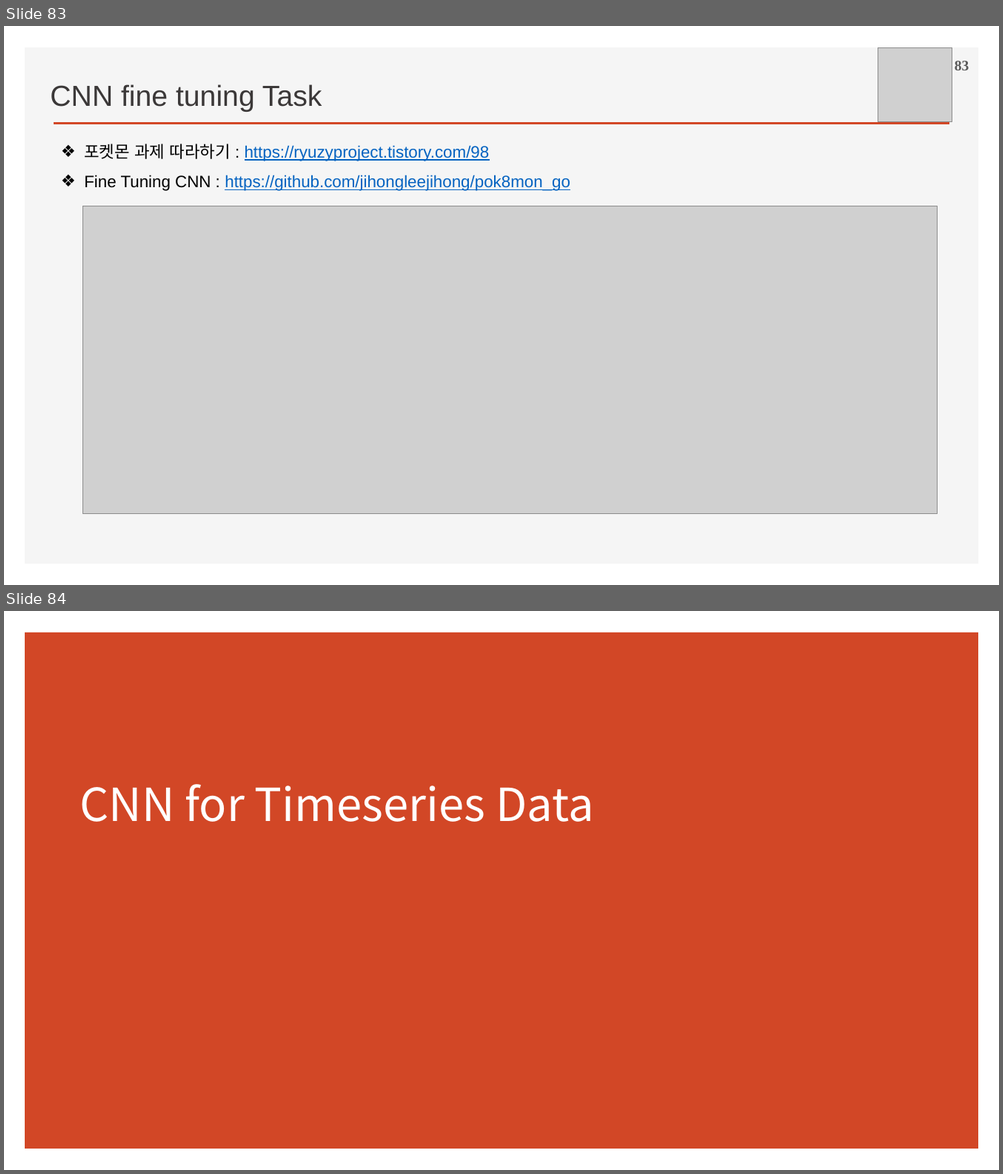
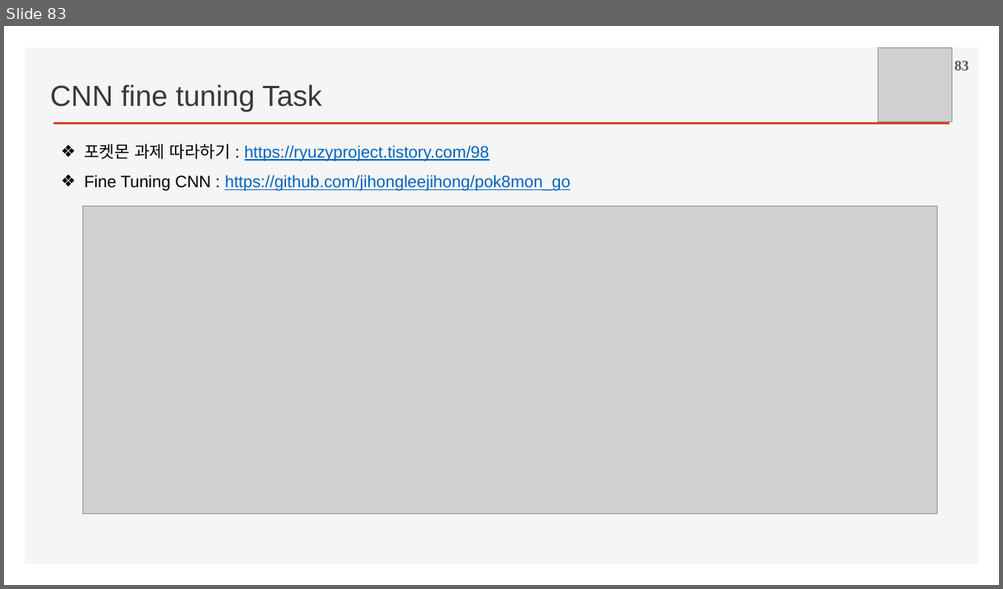
Before and after one commit to ancestor9/2026_Fall_Deep-Learning-with-Python, a slide deck: Chapter 08 Image Classification.pptx. Shown one above the other, each under a label of ours: slides 83 and 84 before the commit, slide 83 after it. The pictures are 1003x1174 and 1003x589 pixels, drawn with LibreOffice and Linux fonts; fonts in the diff are those of the drawing; grey boxes stand for pictures; background and template pictures are left out. Boxes give left, top, right and bottom in pixels: in the first picture for what was removed or moved away, otherwise in the second. Text is boxed around its words. In the diff, an @@ line names an element or a change of style, - is before the commit and + after.

```diff
--- a/Chapter 08 Image Classification.pptx
+++ b/Chapter 08 Image Classification.pptx
@@ slide 84 removed at (4,611,999,1170), background #FFFFFF @@
@@ rectangle removed at (25,632,979,1150) @@
@@ title removed at (79,784,594,822) @@
-CNN for Timeseries Data
```
Also in this commit, not shown: 4 other slides removed, 1 other file.
